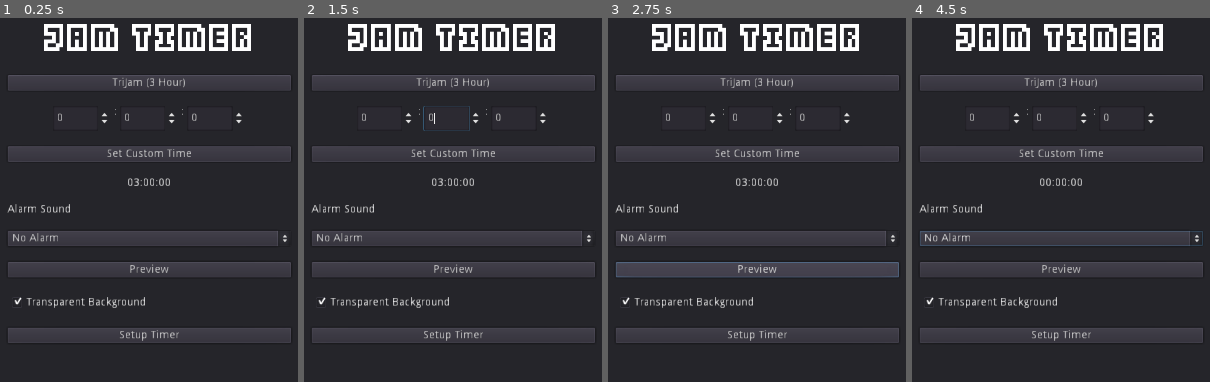
Above: before the commit, frames 1-4 (left to right).
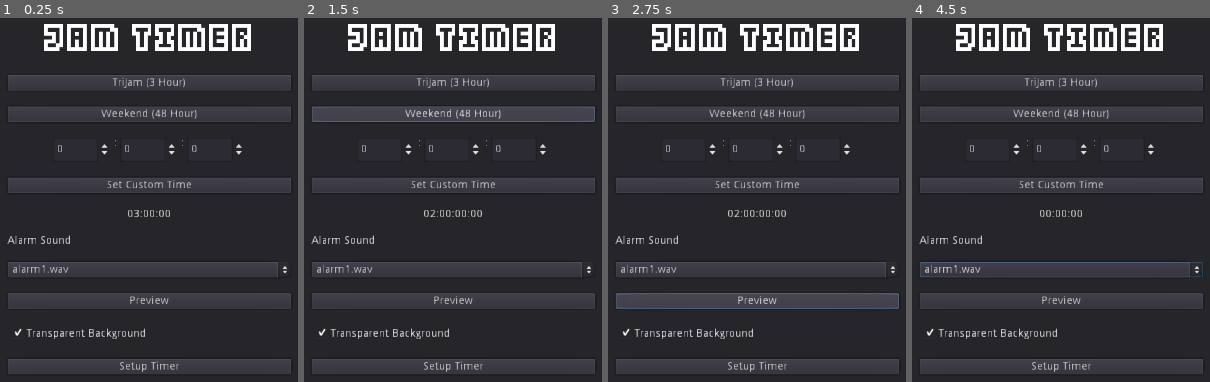
Above: after the commit, the same moments.

Repository: Drentsoft-Games/jam-timer
Game: Godot game, scene res://Setup.tscn
Same seed, same stepped clock (60 frames per second), same inputs: the game is played once before the commit and once after it. Sound files missing from this copy of the repository are replaced by a short silence.
Inputs (mouse positions are in pixels of both pictures, inside the frame that each line leads up to):
- Up to frame 1 (0.25 s): no input
- Up to frame 2 (1.5 s): click "TriJam (3 Hour)" at 0.5 s; click (453, 112) at 1.25 s, where only the run after the commit has a clickable "Weekend (48 Hour)"
- Up to frame 3 (2.75 s): click "Preview" at 2 s
- Up to frame 4 (4.5 s): click "Set Custom Time" at 2.75 s; click "No Alarm" (after the commit: "alarm1.wav") at 3.5 s; click "Setup Timer" at 4.25 s

The runs differ from the first frame. In frame 1, 18% of the frame differs, in the area x 2-98%, y 24-98%; in frame 2, 20%; in frame 3, 19%; in frame 4, 18%.

Commit message:
Added ability to load custom audio in the same folder as the game/app.

Diff:
--- a/Setup.gd
+++ b/Setup.gd
@@ -2,6 +2,8 @@
 # Copyright 2022 (c) Drentsoft Games Ltd
 
 extends Control
+
+const ACCEPTED_AUDIO_FORMATS = [".wav", ".ogg", ".mp3"]
 
 var alarms = {}
 
@@ -31,22 +33,116 @@
 	alarms["alarm1.wav"] = load("res://audio/alarms/alarm1.wav")
 	alarms["alarme.ogg"] = load("res://audio/alarms/alarme.ogg")
 	alarms["dootdoot.mp3"] = load("res://audio/alarms/dootdoot.mp3")
-#	var dir = Directory.new()
-#	var err = dir.open("res://audio/alarms")
-#	assert(err == OK)
-#	dir.list_dir_begin(true, true)
-#	var f = dir.get_next()
-#	while f != "":
-#		if f.ends_with(".import"):
-#			f = dir.get_next()
-#			continue
-#		var alarm = load("%s/%s" % [dir.get_current_dir(), f])
-#		alarms[f] = alarm
-#		f = dir.get_next()
-	#dir.list_dir_end()
+	#load_alarms_from_folder("res://audio/alarms")
+	load_alarms_from_folder("./") # Allow for custom audio if put in the folder with the
 	alarm_drop.add_item("No Alarm")
 	for alarm in alarms.keys():
 		alarm_drop.add_item(alarm)
+	if alarm_drop.get_item_count() > 1:
+		alarm_drop.select(1)
+		_on_Alarm_item_selected(1)
+
+func load_alarms_from_folder(path: String):
+	var dir = Directory.new()
+	var err = dir.open(path)
+	assert(err == OK)
+	dir.list_dir_begin(true, true)
+	var f = dir.get_next()
+	while f != "":
+		if f.ends_with(".import"):
+			f = dir.get_next()
+			continue
+		var accepted: bool = false
+		for format in ACCEPTED_AUDIO_FORMATS:
+			if f.ends_with(format):
+				accepted = true
+				break
+		if !accepted:
+			f = dir.get_next()
+			continue
+		var alarm
+		if path.begins_with("res://"):
+			alarm = load("%s/%s" % [dir.get_current_dir(), f])
+		else:
+			alarm = load_custom_audio(f, "%s/" % dir.get_current_dir())
+		if alarm:
+			alarms[f] = alarm
+		f = dir.get_next()
+	dir.list_dir_end()
+
+func load_custom_audio(f, path) -> AudioStream:
+	print("Trying to load custom audio file %s" % f)
+	var file = File.new()
+	file.open("%s/%s" % [path, f], File.READ)
+	if f.ends_with(".wav"):
+		return load_wave(file)
+	if f.ends_with(".ogg"):
+		return load_ogg(file)
+	if f.ends_with(".mp3"):
+		return load_mp3(file)
+	return null
+
+func load_wave(file: File) -> AudioStream:
+	var bytes = file.get_buffer(file.get_len())
+	var stream = AudioStreamSample.new()
+	for i in range(0, 100):
+		var head = str(char(bytes[i])+char(bytes[i+1])+char(bytes[i+2])+char(bytes[i+3]))
+		if head == "RIFF":
+			print("RIFF OK at bytes %s-%s" % [i, (i+3)])
+		if head == "WAVE":
+			print("WAVE OK at bytes %s-%s" % [i, (i+3)])
+		if head == "fmt ":
+			print("fmt OK at bytes %s-%s" % [i, (i+3)])
+			var fmt_sub_chunk_size = bytes[i+4] + (bytes[i+5] << 8) + (bytes[i+6] << 16) + (bytes[i+7] << 24)
+			print("Format subchunk size: %s" % fmt_sub_chunk_size)
+			var fsc0 = i+8
+			var format_code = bytes[fsc0] + (bytes[fsc0+1] << 8)
+			var format_name
+			if format_code == 0: format_name = "8_BITS"
+			elif format_code == 1: format_name = "16_BITS"
+			elif format_code == 2: format_name = "IMA_ADPCM"
+			print("Format: %s %s" % [format_code, format_name])
+			stream.format = format_code
+
+			var channel_num = bytes[fsc0+2] + (bytes[fsc0+3] << 8)
+			print("Number of channels: %s" % channel_num)
+			if channel_num == 2: stream.stereo = true
+
+			var sample_rate = bytes[fsc0+4] + (bytes[fsc0+5] << 8) + (bytes[fsc0+6] << 16) + (bytes[fsc0+7] << 24)
+			print("Sample rate: %s" % sample_rate)
+			stream.mix_rate = sample_rate
+
+			var byte_rate = bytes[fsc0+8] + (bytes[fsc0+9] << 8) + (bytes[fsc0+10] << 16) + (bytes[fsc0+11] << 24)
+			print("Byte rate: %s" % byte_rate)
+
+			var bits_sample_channel = bytes[fsc0+12] + (bytes[fsc0+13] << 8)
+			print("Bits per sample * channe; / 8: %s" % bits_sample_channel)
+
+			var bits_per_sample = bytes[fsc0+14] + (bytes[fsc0+15] << 8)
+			print("Bits per sample: %s" % bits_per_sample)
+
+		if head == "data":
+			var audio_data_size = bytes[i+4] + (bytes[i+5] << 8) + (bytes[i+6] << 16) + (bytes[i+7] << 24)
+			print("Audio data/stream size is %s bytes" % audio_data_size)
+			var data_entry_point = (i+8)
+			print("Audio starts at byte %s" % data_entry_point)
+			stream.data = bytes.subarray(data_entry_point, data_entry_point + audio_data_size-1)
+		var sample_num = stream.data.size() / 4
+		stream.loop_end = 0#sample_num
+		stream.loop_mode = 0
+	return stream
+
+func load_ogg(file: File) -> AudioStream:
+	var stream = AudioStreamOGGVorbis.new()
+	stream.loop = false
+	stream.data = file.get_buffer(file.get_len())
+	return stream
+
+func load_mp3(file: File) -> AudioStream:
+	var stream = AudioStreamMP3.new()
+	stream.loop = false
+	stream.data = file.get_buffer(file.get_len())
+	return stream
 
 func set_preview_audio(id):
 	print_debug("Want to preview audio %s" %id)
@@ -57,6 +153,10 @@
 
 func _on_3Hours_pressed():
 	timer.set_time_left(10800.0) # 3 hours in seconds
+	timer_label.text = timer.get_time_left_text(timer.time_left)
+
+func _on_24Hours_pressed():
+	timer.set_time_left(172800.0) # 3 hours in seconds
 	timer_label.text = timer.get_time_left_text(timer.time_left)
 
 func _on_SetCustom_pressed():
--- a/Setup.tscn
+++ b/Setup.tscn
@@ -41,10 +41,16 @@
 margin_bottom = 100.0
 text = "TriJam (3 Hour)"
 
-[node name="HBoxContainer" type="HBoxContainer" parent="Settings"]
+[node name="24Hours" type="Button" parent="Settings"]
 margin_top = 120.0
 margin_right = 363.0
-margin_bottom = 151.0
+margin_bottom = 140.0
+text = "Weekend (48 Hour)"
+
+[node name="HBoxContainer" type="HBoxContainer" parent="Settings"]
+margin_top = 160.0
+margin_right = 363.0
+margin_bottom = 191.0
 alignment = 1
 
 [node name="Hours" type="SpinBox" parent="Settings/HBoxContainer"]
@@ -83,46 +89,46 @@
 margin_bottom = 31.0
 
 [node name="SetCustom" type="Button" parent="Settings"]
-margin_top = 171.0
+margin_top = 211.0
 margin_right = 363.0
-margin_bottom = 191.0
+margin_bottom = 231.0
 text = "Set Custom Time"
 
 [node name="TimerLabel" type="Label" parent="Settings"]
-margin_top = 211.0
+margin_top = 251.0
 margin_right = 363.0
-margin_bottom = 225.0
+margin_bottom = 265.0
 text = "00:00:00.000"
 align = 1
 
 [node name="Label2" type="Label" parent="Settings"]
-margin_top = 245.0
+margin_top = 285.0
 margin_right = 363.0
-margin_bottom = 259.0
+margin_bottom = 299.0
 text = "Alarm Sound"
 
 [node name="Alarm" type="OptionButton" parent="Settings"]
-margin_top = 279.0
-margin_right = 363.0
-margin_bottom = 299.0
-
-[node name="Preview" type="Button" parent="Settings"]
 margin_top = 319.0
 margin_right = 363.0
 margin_bottom = 339.0
+
+[node name="Preview" type="Button" parent="Settings"]
+margin_top = 359.0
+margin_right = 363.0
+margin_bottom = 379.0
 text = "Preview"
 
 [node name="TransparentBG" type="CheckBox" parent="Settings"]
-margin_top = 359.0
+margin_top = 399.0
 margin_right = 363.0
-margin_bottom = 383.0
+margin_bottom = 423.0
 pressed = true
 text = "Transparent Background"
 
 [node name="ShowTimer" type="Button" parent="Settings"]
-margin_top = 403.0
+margin_top = 443.0
 margin_right = 363.0
-margin_bottom = 423.0
+margin_bottom = 463.0
 text = "Setup Timer"
 
 [node name="AlarmPreview" type="AudioStreamPlayer" parent="."]
@@ -136,6 +142,7 @@
 custom_constants/shadow_as_outline = 1
 
 [connection signal="pressed" from="Settings/3Hours" to="." method="_on_3Hours_pressed"]
+[connection signal="pressed" from="Settings/24Hours" to="." method="_on_24Hours_pressed"]
 [connection signal="pressed" from="Settings/SetCustom" to="." method="_on_SetCustom_pressed"]
 [connection signal="item_selected" from="Settings/Alarm" to="." method="_on_Alarm_item_selected"]
 [connection signal="pressed" from="Settings/Preview" to="." method="_on_Preview_pressed"]
